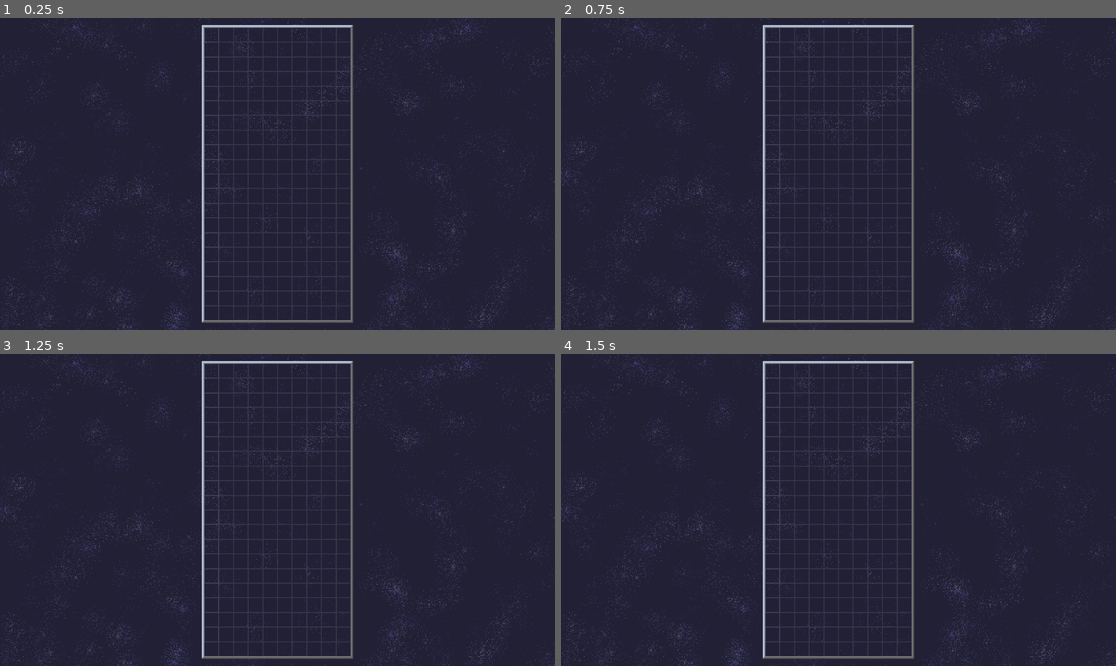
Above: before the commit, frames 1-4 (two rows, left to right).
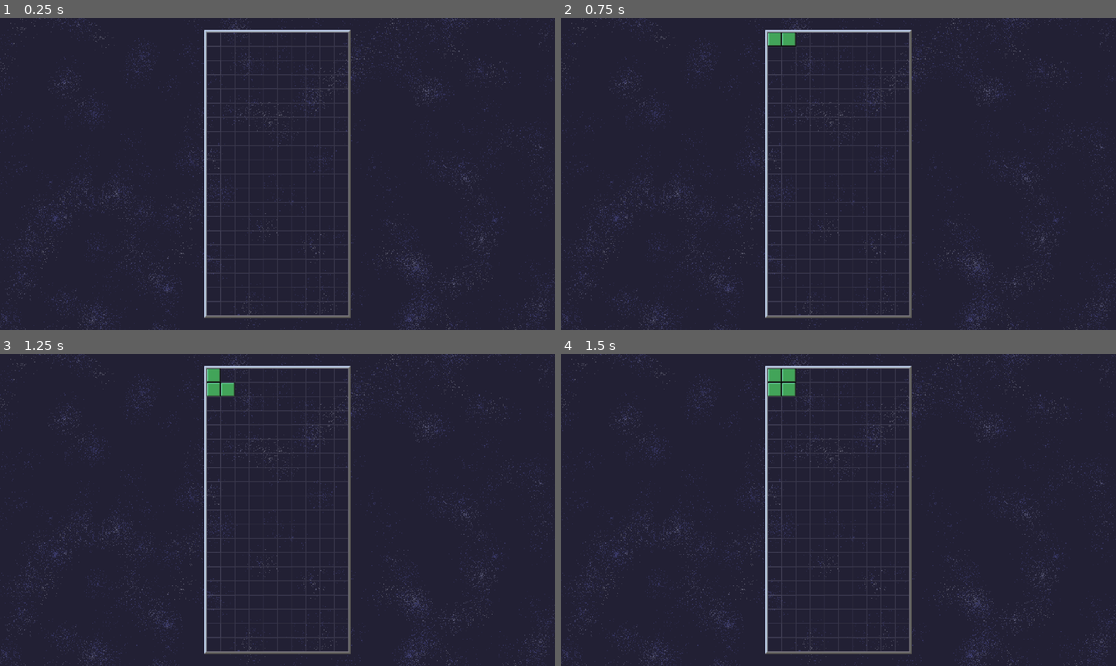
Above: after the commit, the same moments.

Repository: VAastro19/tetris_godot
Game: Godot game, scene res://scenes/game.tscn
Two runs of this game, one before a commit and one after it. Both use one fixed random seed, a clock stepped at 60 frames per second and the inputs below.
Inputs:
- Up to frame 1 (0.25 s): no input
- Up to frame 2 (0.75 s): tap Enter at 0.5 s; hold Right (right, bound only after the commit) from 0.53 s (still down); tap Space (rotate, bound only after the commit) at 0.6 s
- Up to frame 3 (1.25 s): keep holding Right (right, bound only after the commit)
- Up to frame 4 (1.5 s): release Right (right, bound only after the commit) at 1.28 s; hold Left (left, bound only after the commit) from 1.28 s (still down); tap Space (rotate, bound only after the commit) at 1.35 s

The runs differ from the first frame. In frame 1, 8.9% of the frame differs, in the area x 0-100%, y 0-100%; in frame 2, 9.1%; in frame 3, 9.2%; in frame 4, 9.3%.

Commit message:
added shape generation, as well as downward movement and raycast collision detection

Diff:
--- a/project.godot
+++ b/project.godot
@@ -19,6 +19,32 @@
 
 Enums="*res://scripts/enums.gd"
 
+[input]
+
+left={
+"deadzone": 0.2,
+"events": [Object(InputEventKey,"resource_local_to_scene":false,"resource_name":"","device":-1,"window_id":0,"alt_pressed":false,"shift_pressed":false,"ctrl_pressed":false,"meta_pressed":false,"pressed":false,"keycode":0,"physical_keycode":4194319,"key_label":0,"unicode":0,"location":0,"echo":false,"script":null)
+, Object(InputEventKey,"resource_local_to_scene":false,"resource_name":"","device":-1,"window_id":0,"alt_pressed":false,"shift_pressed":false,"ctrl_pressed":false,"meta_pressed":false,"pressed":false,"keycode":0,"physical_keycode":65,"key_label":0,"unicode":97,"location":0,"echo":false,"script":null)
+]
+}
+right={
+"deadzone": 0.2,
+"events": [Object(InputEventKey,"resource_local_to_scene":false,"resource_name":"","device":-1,"window_id":0,"alt_pressed":false,"shift_pressed":false,"ctrl_pressed":false,"meta_pressed":false,"pressed":false,"keycode":0,"physical_keycode":4194321,"key_label":0,"unicode":0,"location":0,"echo":false,"script":null)
+, Object(InputEventKey,"resource_local_to_scene":false,"resource_name":"","device":-1,"window_id":0,"alt_pressed":false,"shift_pressed":false,"ctrl_pressed":false,"meta_pressed":false,"pressed":false,"keycode":0,"physical_keycode":68,"key_label":0,"unicode":100,"location":0,"echo":false,"script":null)
+]
+}
+down={
+"deadzone": 0.2,
+"events": [Object(InputEventKey,"resource_local_to_scene":false,"resource_name":"","device":-1,"window_id":0,"alt_pressed":false,"shift_pressed":false,"ctrl_pressed":false,"meta_pressed":false,"pressed":false,"keycode":0,"physical_keycode":4194322,"key_label":0,"unicode":0,"location":0,"echo":false,"script":null)
+, Object(InputEventKey,"resource_local_to_scene":false,"resource_name":"","device":-1,"window_id":0,"alt_pressed":false,"shift_pressed":false,"ctrl_pressed":false,"meta_pressed":false,"pressed":false,"keycode":0,"physical_keycode":83,"key_label":0,"unicode":115,"location":0,"echo":false,"script":null)
+]
+}
+rotate={
+"deadzone": 0.2,
+"events": [Object(InputEventKey,"resource_local_to_scene":false,"resource_name":"","device":-1,"window_id":0,"alt_pressed":false,"shift_pressed":false,"ctrl_pressed":false,"meta_pressed":false,"pressed":false,"keycode":0,"physical_keycode":32,"key_label":0,"unicode":32,"location":0,"echo":false,"script":null)
+]
+}
+
 [rendering]
 
 textures/canvas_textures/default_texture_filter=0
--- a/scenes/block.tscn
+++ b/scenes/block.tscn
@@ -1,8 +1,30 @@
-[gd_scene load_steps=2 format=3 uid="uid://cc2yx1dp8lkrk"]
+[gd_scene load_steps=3 format=3 uid="uid://cc2yx1dp8lkrk"]
 
 [ext_resource type="Script" uid="uid://dpx8u8t7ctajs" path="res://scripts/block.gd" id="1_8r6n6"]
 
-[node name="Block" type="Node2D"]
+[sub_resource type="RectangleShape2D" id="RectangleShape2D_8r6n6"]
+size = Vector2(32, 32)
+
+[node name="Block" type="Area2D"]
 script = ExtResource("1_8r6n6")
 
 [node name="Sprite2D" type="Sprite2D" parent="."]
+
+[node name="CollisionShape2D" type="CollisionShape2D" parent="."]
+shape = SubResource("RectangleShape2D_8r6n6")
+
+[node name="RayCast1" type="RayCast2D" parent="."]
+target_position = Vector2(0, 32)
+collide_with_areas = true
+
+[node name="RayCast2" type="RayCast2D" parent="."]
+target_position = Vector2(32, 0)
+collide_with_areas = true
+
+[node name="RayCast3" type="RayCast2D" parent="."]
+target_position = Vector2(0, -32)
+collide_with_areas = true
+
+[node name="RayCast4" type="RayCast2D" parent="."]
+target_position = Vector2(-32, 0)
+collide_with_areas = true
--- a/scenes/game.tscn
+++ b/scenes/game.tscn
@@ -12,4 +12,12 @@
 
 [node name="Camera2D" type="Camera2D" parent="."]
 position = Vector2(165, 325)
-zoom = Vector2(0.95, 0.95)
+zoom = Vector2(0.92, 0.92)
+
+[node name="Shapes" type="Node" parent="."]
+
+[node name="WorldTimer" type="Timer" parent="."]
+wait_time = 0.6
+autostart = true
+
+[connection signal="timeout" from="WorldTimer" to="." method="_on_world_timer_timeout"]
--- /dev/null
+++ b/scenes/shapes/shape_i.tscn
@@ -0,0 +1,18 @@
+[gd_scene load_steps=3 format=3 uid="uid://ycajr5jhg2rc"]
+
+[ext_resource type="PackedScene" uid="uid://cc2yx1dp8lkrk" path="res://scenes/block.tscn" id="1_pu3nq"]
+[ext_resource type="Script" uid="uid://cpl4cf522aoo5" path="res://scripts/shape.gd" id="1_qqwuu"]
+
+[node name="ShapeI" type="Area2D"]
+script = ExtResource("1_qqwuu")
+
+[node name="Block1" parent="." instance=ExtResource("1_pu3nq")]
+
+[node name="Block2" parent="." instance=ExtResource("1_pu3nq")]
+position = Vector2(0, -32)
+
+[node name="Block3" parent="." instance=ExtResource("1_pu3nq")]
+position = Vector2(0, -64)
+
+[node name="Block4" parent="." instance=ExtResource("1_pu3nq")]
+position = Vector2(0, -96)
--- /dev/null
+++ b/scenes/shapes/shape_j.tscn
@@ -0,0 +1,18 @@
+[gd_scene load_steps=3 format=3 uid="uid://bndychvr52350"]
+
+[ext_resource type="Script" uid="uid://cpl4cf522aoo5" path="res://scripts/shape.gd" id="1_dtl5f"]
+[ext_resource type="PackedScene" uid="uid://cc2yx1dp8lkrk" path="res://scenes/block.tscn" id="2_x71ri"]
+
+[node name="ShapeJ" type="Area2D"]
+script = ExtResource("1_dtl5f")
+
+[node name="Block1" parent="." instance=ExtResource("2_x71ri")]
+
+[node name="Block2" parent="." instance=ExtResource("2_x71ri")]
+position = Vector2(32, 0)
+
+[node name="Block3" parent="." instance=ExtResource("2_x71ri")]
+position = Vector2(32, -32)
+
+[node name="Block4" parent="." instance=ExtResource("2_x71ri")]
+position = Vector2(32, -64)
--- /dev/null
+++ b/scenes/shapes/shape_l.tscn
@@ -0,0 +1,18 @@
+[gd_scene load_steps=3 format=3 uid="uid://buntedhlnhldp"]
+
+[ext_resource type="Script" uid="uid://cpl4cf522aoo5" path="res://scripts/shape.gd" id="1_g71vg"]
+[ext_resource type="PackedScene" uid="uid://cc2yx1dp8lkrk" path="res://scenes/block.tscn" id="2_yy2ic"]
+
+[node name="ShapeL" type="Area2D"]
+script = ExtResource("1_g71vg")
+
+[node name="Block1" parent="." instance=ExtResource("2_yy2ic")]
+
+[node name="Block2" parent="." instance=ExtResource("2_yy2ic")]
+position = Vector2(-32, 0)
+
+[node name="Block3" parent="." instance=ExtResource("2_yy2ic")]
+position = Vector2(-32, -32)
+
+[node name="Block4" parent="." instance=ExtResource("2_yy2ic")]
+position = Vector2(-32, -64)
--- /dev/null
+++ b/scenes/shapes/shape_o.tscn
@@ -0,0 +1,18 @@
+[gd_scene load_steps=3 format=3 uid="uid://bs4rlq4omj2py"]
+
+[ext_resource type="Script" uid="uid://cpl4cf522aoo5" path="res://scripts/shape.gd" id="1_wfhoh"]
+[ext_resource type="PackedScene" uid="uid://cc2yx1dp8lkrk" path="res://scenes/block.tscn" id="2_7ji7l"]
+
+[node name="ShapeO" type="Area2D"]
+script = ExtResource("1_wfhoh")
+
+[node name="Block1" parent="." instance=ExtResource("2_7ji7l")]
+
+[node name="Block2" parent="." instance=ExtResource("2_7ji7l")]
+position = Vector2(0, -32)
+
+[node name="Block3" parent="." instance=ExtResource("2_7ji7l")]
+position = Vector2(32, -32)
+
+[node name="Block4" parent="." instance=ExtResource("2_7ji7l")]
+position = Vector2(32, 0)
--- /dev/null
+++ b/scenes/shapes/shape_s.tscn
@@ -0,0 +1,18 @@
+[gd_scene load_steps=3 format=3 uid="uid://l4hf2culwaya"]
+
+[ext_resource type="Script" uid="uid://cpl4cf522aoo5" path="res://scripts/shape.gd" id="1_b5fvx"]
+[ext_resource type="PackedScene" uid="uid://cc2yx1dp8lkrk" path="res://scenes/block.tscn" id="2_jo0fv"]
+
+[node name="ShapeS" type="Area2D"]
+script = ExtResource("1_b5fvx")
+
+[node name="Block1" parent="." instance=ExtResource("2_jo0fv")]
+
+[node name="Block2" parent="." instance=ExtResource("2_jo0fv")]
+position = Vector2(0, -32)
+
+[node name="Block3" parent="." instance=ExtResource("2_jo0fv")]
+position = Vector2(-32, -32)
+
+[node name="Block4" parent="." instance=ExtResource("2_jo0fv")]
+position = Vector2(-32, -64)
--- /dev/null
+++ b/scenes/shapes/shape_t.tscn
@@ -0,0 +1,21 @@
+[gd_scene load_steps=3 format=3 uid="uid://dp436ubbx2p36"]
+
+[ext_resource type="Script" uid="uid://cpl4cf522aoo5" path="res://scripts/shape.gd" id="1_ybdca"]
+[ext_resource type="PackedScene" uid="uid://cc2yx1dp8lkrk" path="res://scenes/block.tscn" id="2_nbwxq"]
+
+[node name="ShapeT" type="Area2D"]
+script = ExtResource("1_ybdca")
+
+[node name="Block1" parent="." instance=ExtResource("2_nbwxq")]
+
+[node name="Block2" parent="." instance=ExtResource("2_nbwxq")]
+position = Vector2(0, -32)
+
+[node name="Block3" parent="." instance=ExtResource("2_nbwxq")]
+position = Vector2(0, -64)
+
+[node name="Block4" parent="." instance=ExtResource("2_nbwxq")]
+position = Vector2(32, -64)
+
+[node name="Block5" parent="." instance=ExtResource("2_nbwxq")]
+position = Vector2(-32, -64)
--- /dev/null
+++ b/scenes/shapes/shape_z.tscn
@@ -0,0 +1,18 @@
+[gd_scene load_steps=3 format=3 uid="uid://chtbhe54ragyl"]
+
+[ext_resource type="Script" uid="uid://cpl4cf522aoo5" path="res://scripts/shape.gd" id="1_qbm8p"]
+[ext_resource type="PackedScene" uid="uid://cc2yx1dp8lkrk" path="res://scenes/block.tscn" id="2_cyf7n"]
+
+[node name="ShapeZ" type="Area2D"]
+script = ExtResource("1_qbm8p")
+
+[node name="Block1" parent="." instance=ExtResource("2_cyf7n")]
+
+[node name="Block2" parent="." instance=ExtResource("2_cyf7n")]
+position = Vector2(0, -32)
+
+[node name="Block3" parent="." instance=ExtResource("2_cyf7n")]
+position = Vector2(32, -32)
+
+[node name="Block4" parent="." instance=ExtResource("2_cyf7n")]
+position = Vector2(32, -64)
--- a/scenes/ui.tscn
+++ b/scenes/ui.tscn
@@ -1,14 +1,24 @@
-[gd_scene load_steps=3 format=3 uid="uid://b2y856qjueva5"]
+[gd_scene load_steps=4 format=3 uid="uid://b2y856qjueva5"]
 
 [ext_resource type="Texture2D" uid="uid://dxcb8e8mhtbfq" path="res://assets/graphics/screen.png" id="1_nt7q6"]
 [ext_resource type="Texture2D" uid="uid://btvsngl80gd1s" path="res://assets/graphics/background.png" id="1_x4jx1"]
+
+[sub_resource type="RectangleShape2D" id="RectangleShape2D_x4jx1"]
+size = Vector2(330, 30)
 
 [node name="UI" type="CanvasLayer"]
 
 [node name="Background" type="Sprite2D" parent="."]
 position = Vector2(165, 325)
+scale = Vector2(1.2, 1.2)
 texture = ExtResource("1_x4jx1")
 
 [node name="Screen" type="Sprite2D" parent="."]
 position = Vector2(165, 325)
 texture = ExtResource("1_nt7q6")
+
+[node name="Edge" type="StaticBody2D" parent="."]
+
+[node name="CollisionShape2D" type="CollisionShape2D" parent="Edge"]
+position = Vector2(165, 660)
+shape = SubResource("RectangleShape2D_x4jx1")
--- a/scripts/block.gd
+++ b/scripts/block.gd
@@ -1,4 +1,24 @@
 # block.gd
-extends Node2D
+extends Area2D
+class_name Block
 
-var color: Enums.BlockColor
+const block_size: int = 32
+
+# Make blocks above screen invisible
+func _process(_delta: float) -> void:
+	if position.y < 0:
+		visible = false
+	else:
+		visible = true
+
+## Moves block by one grid coord down
+func fall() -> void:
+	position.y += block_size
+
+## Moves block by one grid coord to the left
+func move_left() -> void:
+	position.x -= block_size
+
+## Moves block by one grid coord to the right
+func move_right() -> void:
+	position.x += block_size
--- a/scripts/game.gd
+++ b/scripts/game.gd
@@ -1,2 +1,84 @@
 # game.gd
 extends Node2D
+
+# Preloading all the possible shape types
+var i_scene: PackedScene = preload("res://scenes/shapes/shape_i.tscn")
+var t_scene: PackedScene = preload("res://scenes/shapes/shape_t.tscn")
+var o_scene: PackedScene = preload("res://scenes/shapes/shape_o.tscn")
+var z_scene: PackedScene = preload("res://scenes/shapes/shape_z.tscn")
+var s_scene: PackedScene = preload("res://scenes/shapes/shape_s.tscn")
+var l_scene: PackedScene = preload("res://scenes/shapes/shape_l.tscn")
+var j_scene: PackedScene = preload("res://scenes/shapes/shape_j.tscn")
+
+var controller: Shape
+
+func _process(_delta: float) -> void:
+	if Input.is_action_just_pressed("rotate"):
+		print("generating shape")
+		controller = generate_shape(Enums.BlockShape.L, Enums.BlockColor.GREEN, Vector2(53, 21))
+	if Input.is_action_pressed("left") and controller:
+		pass
+	if Input.is_action_pressed("right") and controller:
+		pass
+
+## Generates a shape based on provided type, color at given position
+func generate_shape(shape: Enums.BlockShape, shape_color: Enums.BlockColor, pos: Vector2) -> Shape:
+	match shape:
+
+		Enums.BlockShape.I:
+			var i_shape = i_scene.instantiate() as Shape
+			i_shape.block_color = shape_color
+			i_shape.position = pos
+			$Shapes.add_child(i_shape)
+			return i_shape
+
+		Enums.BlockShape.T:
+			var t_shape = t_scene.instantiate() as Shape
+			t_shape.block_color = shape_color
+			t_shape.position = pos
+			$Shapes.add_child(t_shape)
+			return t_shape
+
+		Enums.BlockShape.O:
+			var o_shape = o_scene.instantiate() as Shape
+			o_shape.block_color = shape_color
+			o_shape.position = pos
+			$Shapes.add_child(o_shape)
+			return o_shape
+
+		Enums.BlockShape.Z:
+			var z_shape = z_scene.instantiate() as Shape
+			z_shape.block_color = shape_color
+			z_shape.position = pos
+			$Shapes.add_child(z_shape)
+			return z_shape
+
+		Enums.BlockShape.S:
+			var s_shape = s_scene.instantiate() as Shape
+			s_shape.block_color = shape_color
+			s_shape.position = pos
+			$Shapes.add_child(s_shape)
+			return s_shape
+
+		Enums.BlockShape.L:
+			var l_shape = l_scene.instantiate() as Shape
+			l_shape.block_color = shape_color
+			l_shape.position = pos
+			$Shapes.add_child(l_shape)
+			return l_shape
+
+		Enums.BlockShape.J:
+			var j_shape = j_scene.instantiate() as Shape
+			j_shape.block_color = shape_color
+			j_shape.position = pos
+			$Shapes.add_child(j_shape)
+			return j_shape
+
+		_:
+			return
+
+## Moves all the blocks after set interval passes
+func _on_world_timer_timeout() -> void:
+	var shapes = $Shapes.get_children()
+	for shape in shapes:
+		shape.fall()
--- /dev/null
+++ b/scripts/shape.gd
@@ -0,0 +1,91 @@
+# shape.gd
+extends Node2D
+class_name Shape
+
+# Preloads all of the possible colors for shapes
+var blue: Texture2D = load("res://assets/graphics/blocks/blue.png")
+var purple: Texture2D = load("res://assets/graphics/blocks/purple.png")
+var green: Texture2D = load("res://assets/graphics/blocks/green.png")
+var yellow: Texture2D = load("res://assets/graphics/blocks/yellow.png")
+var red: Texture2D = load("res://assets/graphics/blocks/red.png")
+
+var blocks: Array = []
+var raycasts: Array[RayCast2D] = []
+var block_color: Enums.BlockColor
+var is_controlled: bool = true
+
+# Fills arrays with data and sets the color of the shape
+func _ready() -> void:
+	blocks = get_children()
+	raycasts = get_raycasts()
+	set_color(block_color)
+
+## If no detection with outside surface is detected, moves all the blocks
+func fall() -> void:
+	if check_can_move():
+		for block in blocks:
+			block.fall()
+
+## If possible moves all the blocks within a shape to the left
+func move_left() -> void:
+	if check_can_move():
+		for block in blocks:
+			block.move_left()
+
+## If possible moves all the blocks within a shape to the right
+func move_right() -> void:
+	if check_can_move():
+		for block in blocks:
+			block.move_left()
+
+func check_can_move() -> bool:
+	var can_move: bool = true
+	for raycast in raycasts:
+		if raycast.is_colliding():
+			if raycast.get_collider() not in blocks:
+				can_move = false
+	return can_move
+
+## Sets the color of the shape based on input
+func set_color(color: Enums.BlockColor) -> void:
+	for block in blocks:
+		match color:
+
+			Enums.BlockColor.BLUE:
+				block.get_node("Sprite2D").texture = blue
+
+			Enums.BlockColor.PURPLE:
+				block.get_node("Sprite2D").texture = purple
+
+			Enums.BlockColor.GREEN:
+				block.get_node("Sprite2D").texture = green
+
+			Enums.BlockColor.YELLOW:
+				block.get_node("Sprite2D").texture = yellow
+
+			Enums.BlockColor.RED:
+				block.get_node("Sprite2D").texture = red
+
+			_:
+				block.get_node("Sprite2D").texture = red
+
+## Returns the color of the shape
+func get_color() -> Enums.BlockColor:
+	return block_color
+
+## Collects all of the raycasts into a single array
+func get_raycasts() -> Array[RayCast2D]:
+	var new_raycasts: Array[RayCast2D] = []
+	for block in blocks:
+		for child in block.get_children():
+			if child is RayCast2D:
+				new_raycasts.append(child)
+	return new_raycasts
+
+## Removes a block from the shape and updates all of the arrays after. Removes the shape if there are no blocks left
+func remove_block(block: Block) -> void:
+	blocks.erase(block)
+	block.queue_free()
+	if blocks.is_empty():
+		queue_free()
+	get_raycasts()
Not shown, added: scripts/shape.gd.uid
Not shown, added: to-do.md
